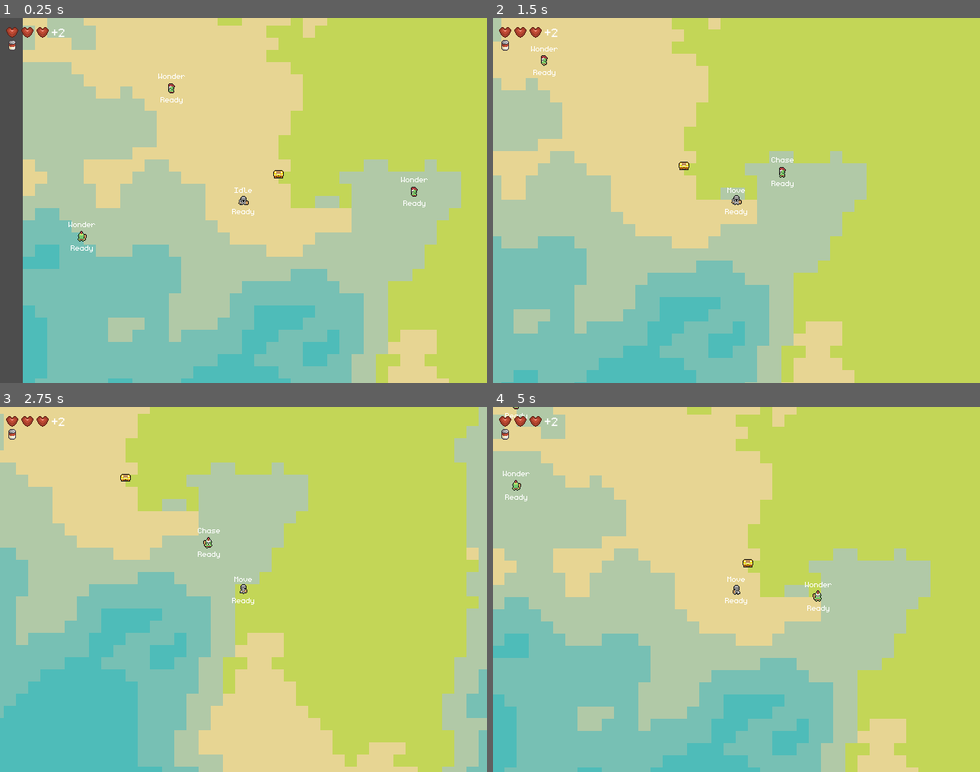
Above: before the commit, frames 1-4 (two rows, left to right).
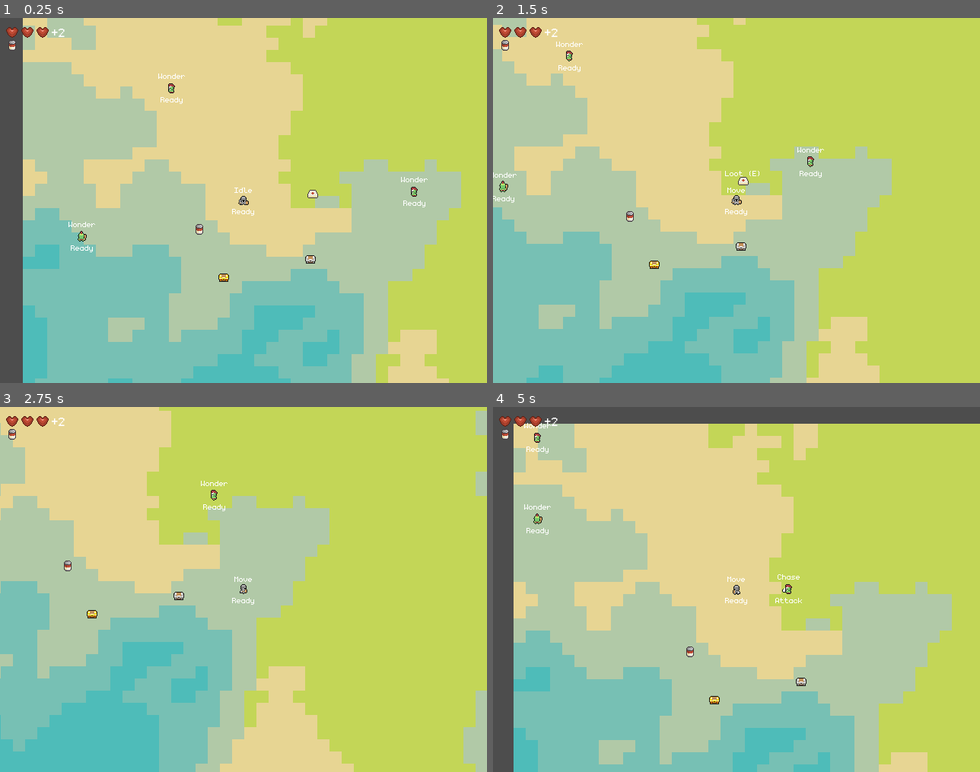
Above: after the commit, the same moments.

Repository: dmitriy-shmilo/GBIC23
Game: Godot game, scene res://main.tscn
The game is run twice, just before and just after one commit, with the same random seed, the same clock (stepped at 60 frames per second) and the same inputs. Sound files missing from this copy of the repository are replaced by a short silence.
Inputs:
- Up to frame 1 (0.25 s): no input
- Up to frame 2 (1.5 s): hold D (move_right) 0.53-1.28 s; tap Space (attack) at 0.6 s; hold S (move_down) from 1.28 s (still down); tap E (interact) at 1.35 s
- Up to frame 3 (2.75 s): release S (move_down) at 2.03 s; hold D (move_right) from 2.03 s (still down); tap Space (attack) at 2.1 s
- Up to frame 4 (5 s): release D (move_right) at 2.78 s; hold W (move_up) 2.78-3.53 s; tap E (interact) at 2.85, 4.35 s; hold A (move_left) from 3.53 s (still down); tap Space (attack) at 3.6 s

The runs differ from the first frame. In frame 1, 0.2% of the frame differs, in the area x 40-66%, y 41-73%; in frame 2, 23%; in frame 3, 32%; in frame 4, 39%, in the area x 0-100%, y 0-100%.

Commit message:
Define item resources.

Diff:
--- /dev/null
+++ b/items/chest_normal.tres
@@ -0,0 +1,13 @@
+[gd_resource type="Resource" script_class="Item" load_steps=4 format=3 uid="uid://dqwnqahncd31d"]
+
+[ext_resource type="Script" path="res://items/item.gd" id="1_6vmwq"]
+[ext_resource type="Texture2D" uid="uid://btudcfnqkxpxv" path="res://assets/img/chests.png" id="1_hswqw"]
+
+[sub_resource type="AtlasTexture" id="AtlasTexture_lt4av"]
+atlas = ExtResource("1_hswqw")
+region = Rect2(0, 0, 16, 16)
+
+[resource]
+script = ExtResource("1_6vmwq")
+loc_name = "item_chest"
+icon = SubResource("AtlasTexture_lt4av")
--- /dev/null
+++ b/items/chest_rare.tres
@@ -0,0 +1,13 @@
+[gd_resource type="Resource" script_class="Item" load_steps=4 format=3 uid="uid://xqlubc3spyso"]
+
+[ext_resource type="Texture2D" uid="uid://btudcfnqkxpxv" path="res://assets/img/chests.png" id="1_vhc46"]
+[ext_resource type="Script" path="res://items/item.gd" id="2_nv186"]
+
+[sub_resource type="AtlasTexture" id="AtlasTexture_lt4av"]
+atlas = ExtResource("1_vhc46")
+region = Rect2(16, 0, 16, 16)
+
+[resource]
+script = ExtResource("2_nv186")
+loc_name = "item_chest"
+icon = SubResource("AtlasTexture_lt4av")
--- /dev/null
+++ b/items/consumable.gd
@@ -0,0 +1,9 @@
+class_name Consumable
+extends Item
+
+enum ConsumableType {
+	HEALTH,
+	FOOD
+}
+
+@export var strength = 1.0
--- /dev/null
+++ b/items/consumables/big_health.tres
@@ -0,0 +1,14 @@
+[gd_resource type="Resource" script_class="Consumable" load_steps=4 format=3 uid="uid://bdq6u0wynep1d"]
+
+[ext_resource type="Texture2D" uid="uid://dqntcvnmaw2in" path="res://assets/img/healing.png" id="1_4p6hx"]
+[ext_resource type="Script" path="res://items/consumable.gd" id="2_6j2pp"]
+
+[sub_resource type="AtlasTexture" id="AtlasTexture_pl25u"]
+atlas = ExtResource("1_4p6hx")
+region = Rect2(16, 0, 16, 16)
+
+[resource]
+script = ExtResource("2_6j2pp")
+strength = 1.0
+loc_name = "item_big_health"
+icon = SubResource("AtlasTexture_pl25u")
--- /dev/null
+++ b/items/consumables/health.tres
@@ -0,0 +1,14 @@
+[gd_resource type="Resource" script_class="Consumable" load_steps=4 format=3 uid="uid://j13p44twsg3p"]
+
+[ext_resource type="Texture2D" uid="uid://dqntcvnmaw2in" path="res://assets/img/healing.png" id="1_ka7io"]
+[ext_resource type="Script" path="res://items/consumable.gd" id="2_b2i0p"]
+
+[sub_resource type="AtlasTexture" id="AtlasTexture_pl25u"]
+atlas = ExtResource("1_ka7io")
+region = Rect2(0, 0, 16, 16)
+
+[resource]
+script = ExtResource("2_b2i0p")
+strength = 1.0
+loc_name = "item_health"
+icon = SubResource("AtlasTexture_pl25u")
--- /dev/null
+++ b/items/consumables/ration.tres
@@ -0,0 +1,14 @@
+[gd_resource type="Resource" script_class="Consumable" load_steps=4 format=3 uid="uid://cybn5ohny8owi"]
+
+[ext_resource type="Script" path="res://items/consumable.gd" id="1_0jtf4"]
+[ext_resource type="Texture2D" uid="uid://dqntcvnmaw2in" path="res://assets/img/healing.png" id="1_a6ba2"]
+
+[sub_resource type="AtlasTexture" id="AtlasTexture_pl25u"]
+atlas = ExtResource("1_a6ba2")
+region = Rect2(32, 0, 16, 16)
+
+[resource]
+script = ExtResource("1_0jtf4")
+strength = 1.0
+loc_name = "item_ration"
+icon = SubResource("AtlasTexture_pl25u")
--- /dev/null
+++ b/items/item.gd
@@ -0,0 +1,5 @@
+class_name Item
+extends Resource
+
+@export var loc_name = ""
+@export var icon: Texture
--- a/main.tscn
+++ b/main.tscn
@@ -1,11 +1,15 @@
-[gd_scene load_steps=9 format=3 uid="uid://b7j8u2vq5ha67"]
+[gd_scene load_steps=13 format=3 uid="uid://b7j8u2vq5ha67"]
 
 [ext_resource type="Script" path="res://main.gd" id="1_t5h54"]
 [ext_resource type="Texture2D" uid="uid://ywhkccg72uyq" path="res://assets/img/terrain.png" id="2_sp50l"]
 [ext_resource type="PackedScene" uid="uid://btailb80t6j47" path="res://player/player.tscn" id="3_y7d5t"]
 [ext_resource type="PackedScene" uid="uid://5dkaog5aw2nb" path="res://enemy/enemy.tscn" id="4_pgsah"]
 [ext_resource type="PackedScene" uid="uid://dcsij2ymvcr1x" path="res://gui/hud.tscn" id="5_q1vmy"]
-[ext_resource type="PackedScene" uid="uid://cx6pihteqs2dx" path="res://map/chest.tscn" id="6_crm3n"]
+[ext_resource type="PackedScene" uid="uid://cx6pihteqs2dx" path="res://map/pickup.tscn" id="6_crm3n"]
+[ext_resource type="Resource" uid="uid://dqwnqahncd31d" path="res://items/chest_normal.tres" id="7_6bv2w"]
+[ext_resource type="Resource" uid="uid://xqlubc3spyso" path="res://items/chest_rare.tres" id="8_h3k4m"]
+[ext_resource type="Resource" uid="uid://cybn5ohny8owi" path="res://items/consumables/ration.tres" id="9_kekc5"]
+[ext_resource type="Resource" uid="uid://bdq6u0wynep1d" path="res://items/consumables/big_health.tres" id="10_6d7s8"]
 
 [sub_resource type="TileSetAtlasSource" id="TileSetAtlasSource_02pu7"]
 texture = ExtResource("2_sp50l")
@@ -50,8 +54,20 @@
 [node name="HUD" parent="CanvasLayer" node_paths=PackedStringArray("vitals") instance=ExtResource("5_q1vmy")]
 vitals = NodePath("../../Player/VitalsComponent")
 
-[node name="Chest" parent="." instance=ExtResource("6_crm3n")]
-position = Vector2(336, 226)
-is_rare = true
+[node name="Pickup" parent="." instance=ExtResource("6_crm3n")]
+position = Vector2(378, 338)
+item = ExtResource("7_6bv2w")
+
+[node name="Pickup2" parent="." instance=ExtResource("6_crm3n")]
+position = Vector2(264, 362)
+item = ExtResource("8_h3k4m")
+
+[node name="Pickup3" parent="." instance=ExtResource("6_crm3n")]
+position = Vector2(232, 300)
+item = ExtResource("9_kekc5")
+
+[node name="Pickup4" parent="." instance=ExtResource("6_crm3n")]
+position = Vector2(381, 253)
+item = ExtResource("10_6d7s8")
 
 [editable path="Player"]
--- a/map/chest_normal.tres
+++ /dev/null
@@ -1,7 +0,0 @@
-[gd_resource type="AtlasTexture" load_steps=2 format=3 uid="uid://hvi0dx0ujtja"]
-
-[ext_resource type="Texture2D" uid="uid://btudcfnqkxpxv" path="res://assets/img/chests.png" id="1_fugvp"]
-
-[resource]
-atlas = ExtResource("1_fugvp")
-region = Rect2(0, 0, 16, 16)
--- a/map/chest_rare.tres
+++ /dev/null
@@ -1,7 +0,0 @@
-[gd_resource type="AtlasTexture" load_steps=2 format=3 uid="uid://bure5ayhpax4h"]
-
-[ext_resource type="Texture2D" uid="uid://btudcfnqkxpxv" path="res://assets/img/chests.png" id="1_b8r0q"]
-
-[resource]
-atlas = ExtResource("1_b8r0q")
-region = Rect2(16, 0, 16, 16)
--- a/map/chest.gd
+++ b/map/pickup.gd
@@ -1,11 +1,9 @@
-class_name Chest
+class_name Pickup
 extends Node2D
 
-const chest_texture = preload("res://map/chest_normal.tres")
-const rare_chest_texture = preload("res://map/chest_rare.tres")
 const pickup_sfx = preload("res://assets/sfx/pickup.tres")
 
-@export var is_rare = false: set = _set_is_rare
+@export var item: Item: set = _set_item
 @export var is_highlighted = false: set = _set_is_highlighted
 
 @onready var _body_sprite: Sprite2D = $"BodySprite"
@@ -14,7 +12,7 @@
 @onready var _hint_label: Label = $"Hint"
 
 func _ready() -> void:
-	_set_is_rare(is_rare)
+	_set_item(item)
 	_set_is_highlighted(is_highlighted)
 
 
@@ -27,10 +25,10 @@
 	queue_free()
 
 
-func _set_is_rare(rare) -> void:
-	is_rare = rare
+func _set_item(i: Item) -> void:
+	item = i
 	if is_inside_tree():
-		_body_sprite.texture = rare_chest_texture if rare else chest_texture
+		_body_sprite.texture = i.icon
 
 
 func _set_is_highlighted(value) -> void:
--- a/map/chest.tscn
+++ b/map/pickup.tscn
@@ -1,8 +1,12 @@
-[gd_scene load_steps=9 format=3 uid="uid://cx6pihteqs2dx"]
-
-[ext_resource type="Script" path="res://map/chest.gd" id="1_e8g4p"]
-[ext_resource type="Texture2D" uid="uid://hvi0dx0ujtja" path="res://map/chest_normal.tres" id="1_l2fsm"]
+[gd_scene load_steps=10 format=3 uid="uid://cx6pihteqs2dx"]
+
+[ext_resource type="Script" path="res://map/pickup.gd" id="1_mhjl1"]
 [ext_resource type="Material" uid="uid://brk2s8qs2e4sa" path="res://base/shader/outline.tres" id="2_adgeq"]
+[ext_resource type="Texture2D" uid="uid://btudcfnqkxpxv" path="res://assets/img/chests.png" id="2_jl3ks"]
+
+[sub_resource type="AtlasTexture" id="AtlasTexture_oe28b"]
+atlas = ExtResource("2_jl3ks")
+region = Rect2(0, 0, 16, 16)
 
 [sub_resource type="CapsuleShape2D" id="CapsuleShape2D_nbh0p"]
 radius = 5.0
@@ -181,13 +185,13 @@
 "loot": SubResource("Animation_7bnri")
 }
 
-[node name="Chest" type="CharacterBody2D"]
+[node name="Pickup" type="CharacterBody2D"]
 collision_layer = 24
 collision_mask = 0
-script = ExtResource("1_e8g4p")
+script = ExtResource("1_mhjl1")
 
 [node name="BodySprite" type="Sprite2D" parent="."]
-texture = ExtResource("1_l2fsm")
+texture = SubResource("AtlasTexture_oe28b")
 
 [node name="CollisionShape2D" type="CollisionShape2D" parent="."]
 position = Vector2(0, 2)
--- a/player/state/player_state_looting.gd
+++ b/player/state/player_state_looting.gd
@@ -5,7 +5,7 @@
 var _current_looting_period = 0.0
 
 # TODO: Must be a component
-var _loot: Chest = null
+var _loot: Pickup = null
 
 func enter(args: Dictionary = {}) -> void:
 	_current_looting_period = 0.0
Binary file added: assets/img/healing.aseprite
Binary file added: assets/img/healing.png
Not shown, added: assets/img/healing.png.import
